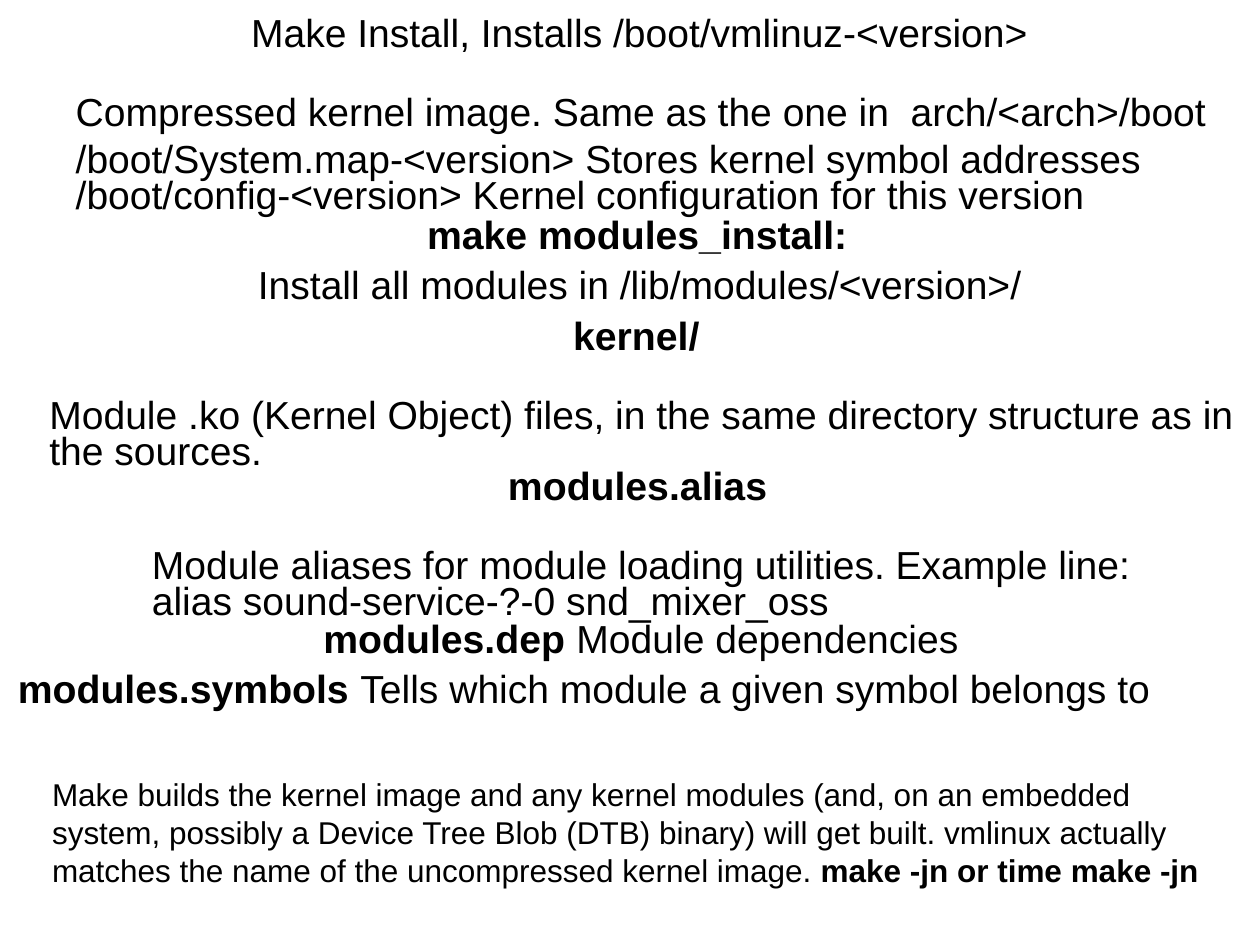
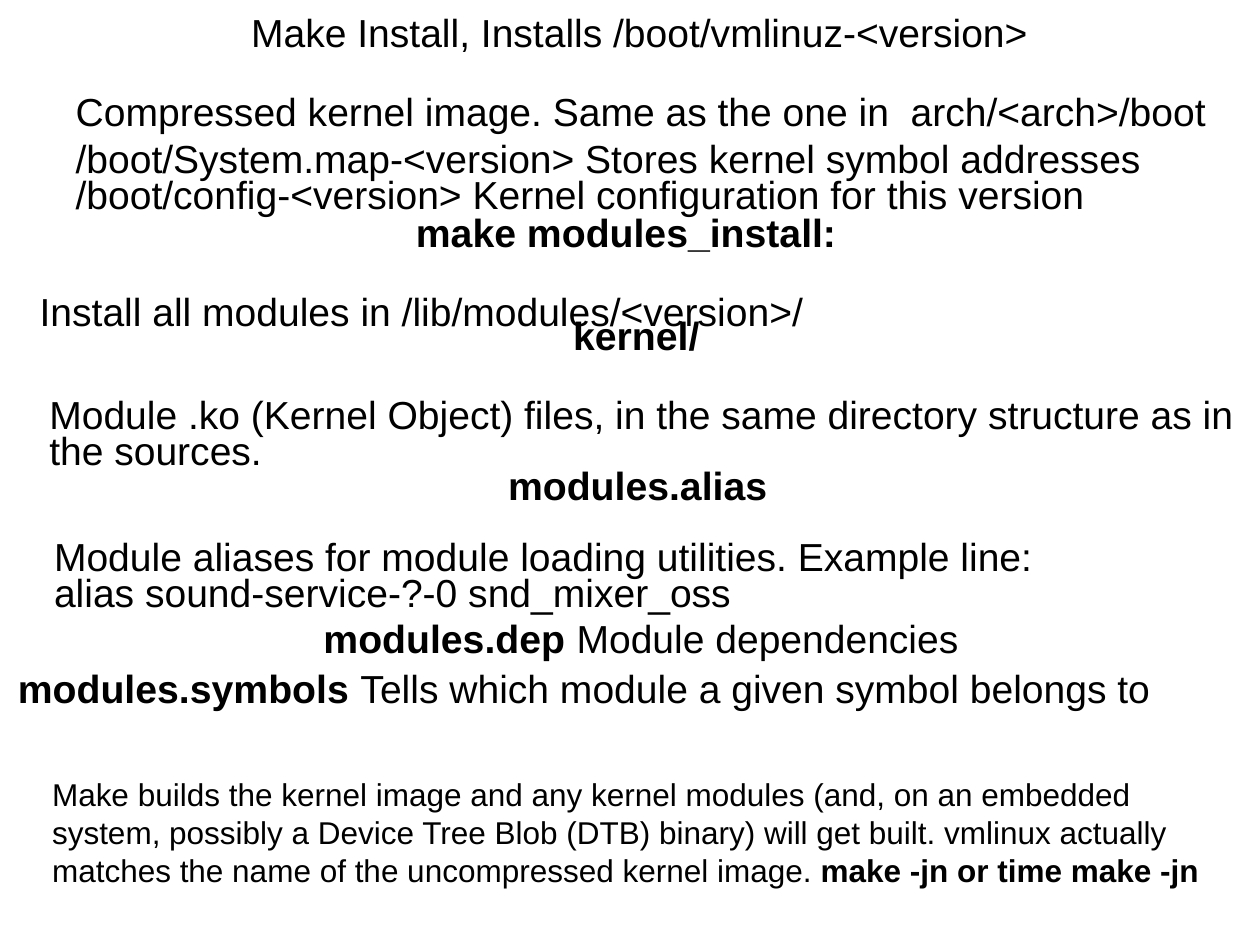
Before and after one commit to ramakatta/device_driver, a slide deck: slide 13 of 2_Linux_kernel_config.pptx. Drawn at 1260x945 pixels with LibreOffice and Linux fonts; fonts in the diff are those of the drawing; background and template pictures are left out. Boxes give left, top, right and bottom in pixels: in the first picture for what was removed or moved away, otherwise in the second. Text is boxed around its words. In the diff, an @@ line names an element or a change of style, - is before the commit and + after.

Commit message:
Added kernel modules

```diff
--- a/2_Linux_kernel_config.pptx
+++ b/2_Linux_kernel_config.pptx
@@ text "make modules_install:": place and size @@
-text "make modules_install:" at [427,220,847,254]
+text "make modules_install:" at [416,216,836,252]
@@ text "Install all modules in /lib/modules/<version>/" rewrapped from [258,270,1021,300] to [40,297,803,334] @@
@@ text "Module aliases for module loading ...": place and size @@
-text "Module aliases for module loading ..." at [152,550,1130,623]
+text "Module aliases for module loading ..." at [54,542,1032,615]
```
Also in this commit, not shown: 1 other slide changed, 43 other files.
